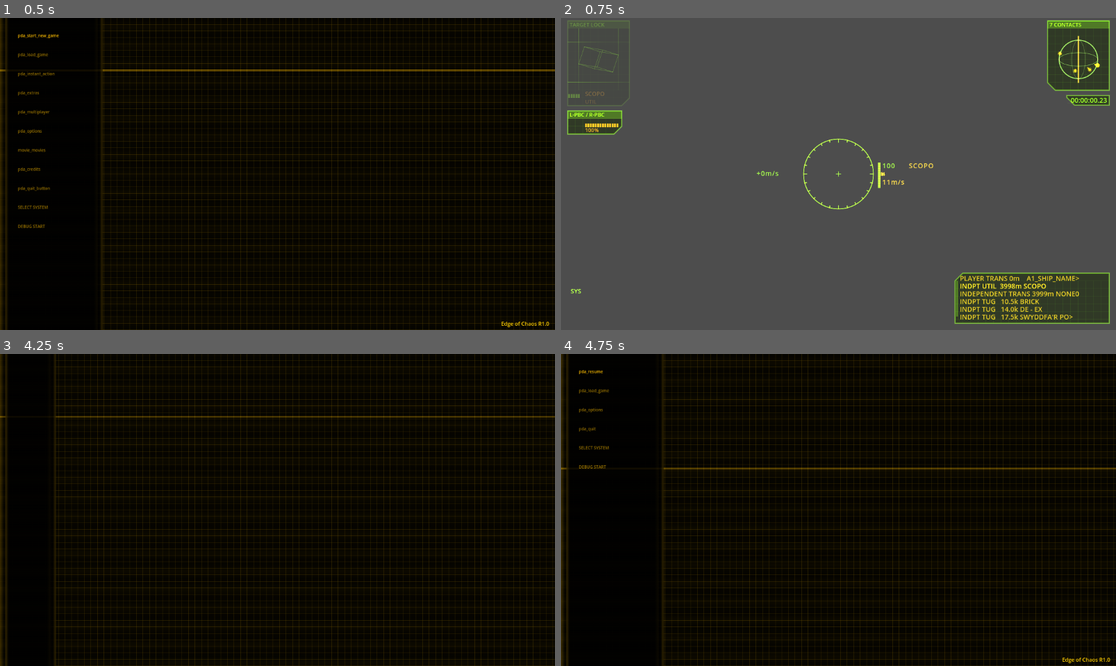
Above: before the commit, frames 1-4 (two rows, left to right).
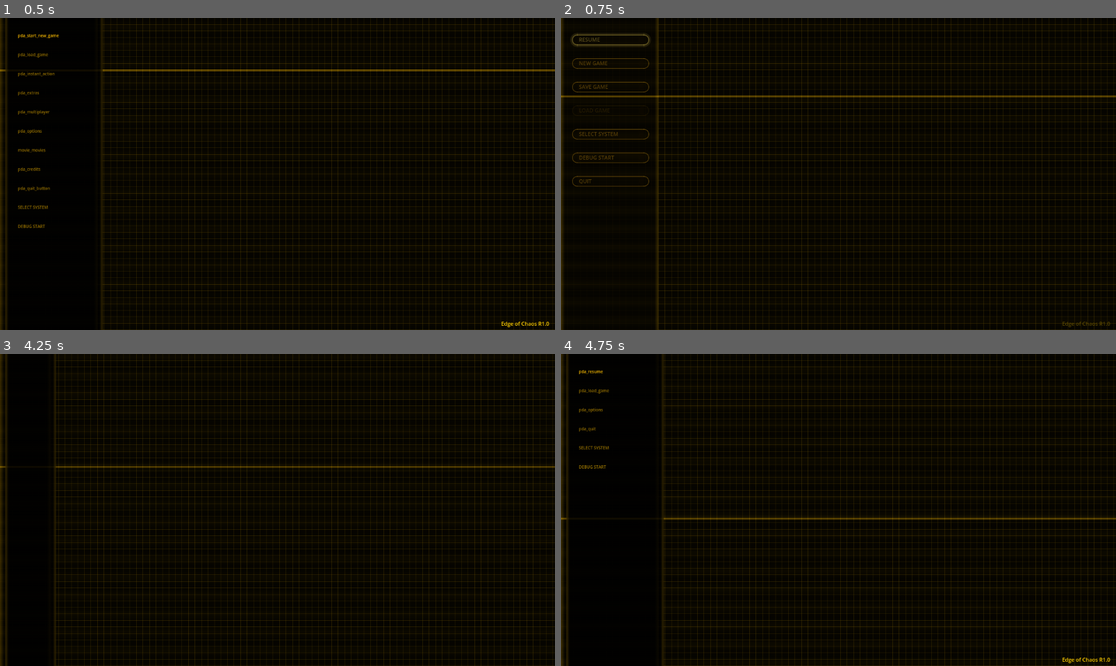
Above: after the commit, the same moments.

Repository: jleclanche/iw2-remaster
Game: Godot game, scene res://scenes/main.tscn
Two runs of this game, one before a commit and one after it. Both use one fixed random seed, a clock stepped at 60 frames per second and the inputs below.
Inputs (mouse positions are in pixels of both pictures, inside the frame that each line leads up to):
- Up to frame 1 (0.5 s): no input
- Up to frame 2 (0.75 s): tap Enter at 0.5 s; drag from (838, 174) to (894, 105) at 0.52 s
- Up to frame 3 (4.25 s): move the mouse to (249, 510) at 1.27 s; hold Up from 1.28 s (still down); tap Enter at 1.35 s; tap Space at 1.52, 1.82, 3.02, 3.32, 3.77, 4.07 s; tap E every 0.75 s from 1.55 to 3.8 s; move the mouse to (288, 503) at 2.02 s; hold Keypad Enter 2.03-2.78 s; move the mouse to (271, 516) at 2.77 s; tap Backspace at 2.85 s; click (271, 516) at 2.92 s; move the mouse to (316, 513) at 3.52 s; tap O at 3.6 s; tap Escape at 4.15 s
- Up to frame 4 (4.75 s): release Up at 4.25 s; drag from (672, 463) to (755, 432) at 4.27 s

Frame 1 is identical in both runs. In frame 2, 100% of the frame differs, in the area x 0-100%, y 0-100%; in frame 3, 2.6%; in frame 4, 2.4%.
Error in both runs: Unable to iterate on object of type 'Nil'. (res://scripts/pog/natives/world.gd:399)

Commit message:
menu: animate the drawer shut on close via an active/visible split (#63)
The front-end/pause menu now contracts its drawer and fades its buttons out on
close, mirroring the open reveal. The obstacle was that menu.visible doubles as
"the menu is up" -- main.gd gates _player_control on it (and main input / key
repeat), hud.gd gates HUD input -- so keeping the menu visible to animate would
have frozen the ship for the animation's length.

Split the two meanings: `active := visible and not _closing`. The four control/
input gates read .active, so the ship is flyable the instant close() fires;
menu.visible stays true only so the menu's own bar/buttons animate out, and
_finish_close hides it once the drawer is shut. Force-hides and the cosmetic
visible-readers follow for free. The RESUME new-game assertion reads .active
now (checks_camp), and --newgametest confirms RESUME returns control at once.

Co-Authored-By: Claude Opus 4.8 (1M context) <noreply@anthropic.com>
Claude-Session: https://claude.ai/code/session_011QyWoEXMPvePtFjmXeDfkc

Diff:
--- a/game/scripts/checks_camp.gd
+++ b/game/scripts/checks_camp.gd
@@ -142,9 +142,9 @@
 			# menu has to notice its own screen went away and stand down --
 			# otherwise RESUME leaves the front-end chrome up with no controls
 			# on it, which is exactly what it did.
-			var closed: bool = not m.menu.visible and not get_tree().paused
+			var closed: bool = not m.menu.active and not get_tree().paused
 			print("NEWGAMETEST: %s — RESUME returns to flight (menu=%s paused=%s)"
-				% ["PASS" if closed else "FAIL", m.menu.visible,
+				% ["PASS" if closed else "FAIL", m.menu.active,
 					get_tree().paused])
 			_ngt_stage = 0
 			get_tree().quit(0 if closed else 1)
--- a/game/scripts/hud.gd
+++ b/game/scripts/hud.gd
@@ -1776,7 +1776,7 @@
 func _unhandled_input(e: InputEvent) -> void:
 	if main == null or main.ship == null:
 		return
-	if main.menu != null and main.menu.visible:
+	if main.menu != null and main.menu.active:
 		return
 	if not (e is InputEventKey and e.pressed and not e.echo):
 		return
--- a/game/scripts/main.gd
+++ b/game/scripts/main.gd
@@ -180,7 +180,7 @@
 		get_viewport().set_input_as_handled()
 		return
 
-	if menu != null and menu.visible:
+	if menu != null and menu.active:
 		return  # the menu handles its own input (it runs while paused)
 	# The mouse stands in for the joystick yoke -- the original binds no mouse
 	# axis to the pilot at all (mouse is the director's, in configs/default.ini),
@@ -367,7 +367,7 @@
 	if _repeat_key < 0:
 		return
 	if not Input.is_physical_key_pressed(_repeat_key) \
-			or (menu != null and menu.visible) or docked_at != "" \
+			or (menu != null and menu.active) or docked_at != "" \
 			or not _repeat_fire.is_valid():
 		_repeat_key = -1
 		return
@@ -435,7 +435,7 @@
 		# the base's own docking cutscene flies the ship; the player does not
 		ship.input_rotate = Vector3.ZERO
 		ship.input_thrust = Vector3.ZERO
-	elif docked_at == "" and not menu.visible and movie == null:
+	elif docked_at == "" and not menu.active and movie == null:
 		_player_control(delta)
 		if ap_mode > 0:
 			_autopilot_process(delta)
--- a/game/scripts/menu.gd
+++ b/game/scripts/menu.gd
@@ -149,6 +149,16 @@
 ## then the buttons (the _top layer) fade in at 3.0/s. Reset by open().
 var _bar_w := 0.0
 var _content_alpha := 1.0
+## Closing animation (in flight): the drawer contracts and the buttons fade out
+## while the menu is already logically DOWN. `active` -- what main.gd/hud.gd gate
+## ship control and input on -- is true only while shown and NOT mid-close, so
+## the ship is flyable the instant close() fires, the contraction playing on.
+## Force-hides (visible = false) and the cosmetic readers keep using .visible and
+## follow this for free.
+var _closing := false
+var active: bool:
+	get:
+		return visible and not _closing
 var dossier_lines: Array = []  # {text, bold}
 var _scroll := 0.0
 var _char := ""
@@ -346,6 +356,10 @@
 	# the menu owns its input: it must keep working while the tree is paused
 	if main.movie != null or main.demo:
 		return
+	# while the close animation plays the menu is no longer "up" -- let the input
+	# fall through to flight/HUD, which are already reading .active, not .visible
+	if _closing:
+		return
 	# While one of the original GUI screens is overlaid (SAVE/LOAD GAME raise
 	# icSPPDASaveScreen/icSPPDALoadScreen), that screen owns the input --
 	# exactly as the original PDA menu sat inert under its overlays. Its own
@@ -370,6 +384,7 @@
 
 func open() -> void:
 	visible = true
+	_closing = false
 	_bar_w = 0.0             # the drawer opens from nothing each time
 	_content_alpha = 0.0
 	mode = "main"
@@ -386,15 +401,27 @@
 			p.stream_paused = true
 
 func close() -> void:
-	visible = false
+	if not visible or _closing:
+		return
+	# Contract the drawer shut (the reverse of open's reveal). The menu stays
+	# VISIBLE so its own bar and buttons animate out, but it stops counting as up
+	# at once (active == visible and not _closing) -- ship control and input,
+	# which main.gd/hud.gd gate on .active, resume immediately; only the visual
+	# lingers. _finish_close hides it once the drawer is shut. Rest is unchanged.
+	_closing = true
 	_drop_pda()
-	bust_movie.stop()
 	Input.mouse_mode = Input.MOUSE_MODE_CAPTURED
 	get_tree().paused = false
 	for p in [main.audio.engine_player, main.audio.thruster_player,
 			main.audio.lds_player]:
 		p.stream_paused = false
 	main.fire_lock = 0.3  # the confirming click must not fire the PBC
+
+
+func _finish_close() -> void:
+	_closing = false
+	visible = false
+	bust_movie.stop()
 
 ## Is one of the original GUI screens overlaid above us right now?
 func _pog_screen_up() -> bool:
@@ -858,16 +885,26 @@
 		_pda_up = false
 		close()
 		return
-	# The drawer opens and the buttons fade in -- the same reveal the raised
-	# screens play (base_screens.gd _anim_step). The ease rate is the extracted
-	# 1500 px/s at the fixed-pixel reference, scaled to the live height so the
-	# duration holds across resolutions.
+	# The drawer + button fade, the same reveal the raised screens play
+	# (base_screens.gd _anim_step): open grows the bar then fades the buttons in;
+	# close (in flight) fades the buttons out then contracts the bar, hiding once
+	# shut. The rate is the extracted 1500 px/s / 3.0/s at the fixed-pixel
+	# reference, scaled to the live height so the duration holds across resolutions.
 	var grow: float = BaseScreens.SHADY_GROW_PXPS \
 			* get_viewport_rect().size.y / REF_H
-	_bar_w = move_toward(_bar_w, _strip_w(), grow * delta)
-	if is_equal_approx(_bar_w, _strip_w()):
-		_content_alpha = minf(1.0,
-				_content_alpha + BaseScreens.CONTENT_FADE_PS * delta)
+	var fade: float = BaseScreens.CONTENT_FADE_PS * delta
+	if _closing:
+		if _content_alpha > 0.01:
+			_content_alpha = move_toward(_content_alpha, 0.0, fade)
+		else:
+			_bar_w = move_toward(_bar_w, 0.0, grow * delta)
+			if is_zero_approx(_bar_w):
+				_finish_close()
+				return
+	else:
+		_bar_w = move_toward(_bar_w, _strip_w(), grow * delta)
+		if is_equal_approx(_bar_w, _strip_w()):
+			_content_alpha = minf(1.0, _content_alpha + fade)
 	_top.modulate.a = _content_alpha
 	_bust_t += delta
 	# dossier scroll: 18 px/s at native res (DAT_10117d40, icMovie::Tick),
